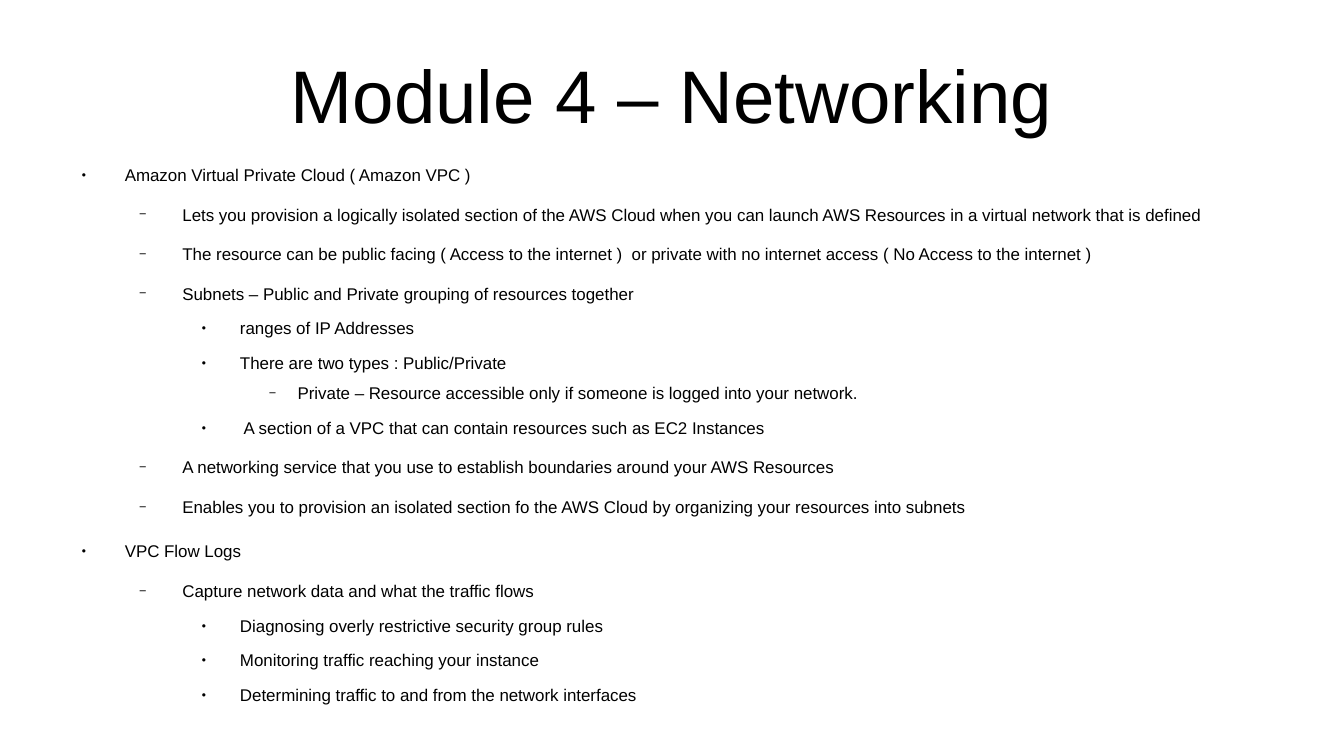
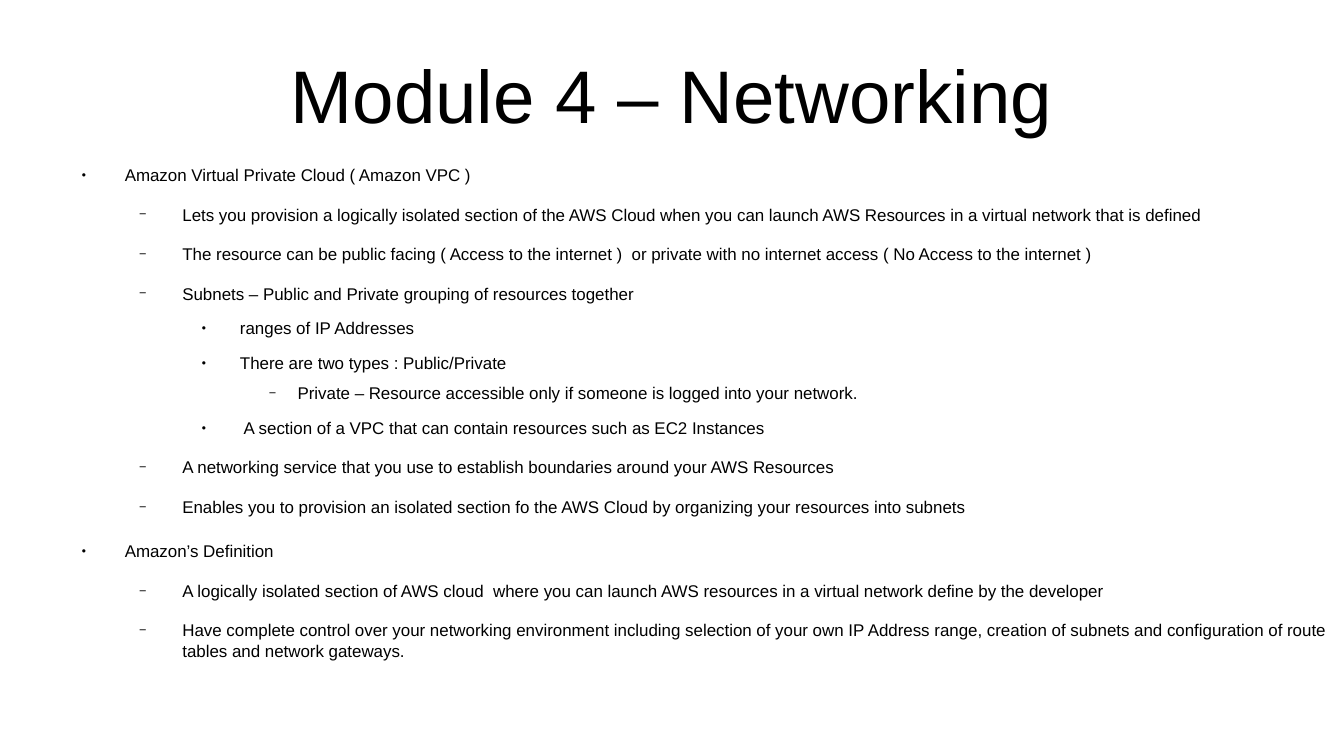
Before and after one commit to CharlesStockman/notesFromCourses, a slide deck: slide 34 of aws/cloud_practitioner/AWS.odp (slide 27 before the commit). Drawn at 1344x756 pixels with LibreOffice and Linux fonts; fonts in the diff are those of the drawing. Boxes give left, top, right and bottom in pixels: in the first picture for what was removed or moved away, otherwise in the second. Text is boxed around its words. In the diff, an @@ line names an element or a change of style, - is before the commit and + after.

```diff
--- a/aws/cloud_practitioner/AWS.odp
+++ b/aws/cloud_practitioner/AWS.odp
@@ text at (x1=125, y1=544, x2=1326, y2=661): text changed @@
-● VPC Flow Logs
-  − Capture network data and what the traffic flows
-    ● Diagnosing overly restrictive security group rules
-    ● Monitoring traffic reaching your instance
-    ● Determining traffic to and from the network interfaces
+● Amazon’s Definition
+  − A logically isolated section of AWS cloud where you can launch AWS resources in a virtual network define by the developer
+  − Have complete control over your networking environment including selection of your own IP Address range, creation of subnets and configuration of route tables and network gateways.
```
Also in this commit, not shown: 24 other slides changed, 21 slides added, 21 slides removed, 10 other files.
